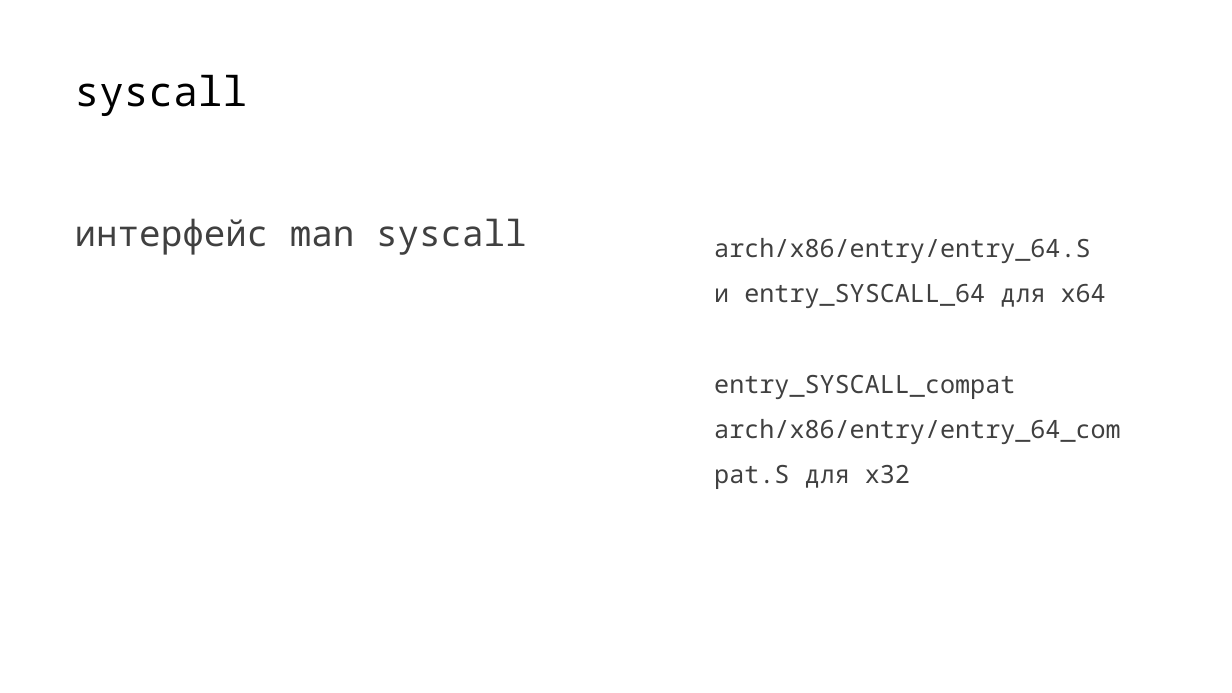
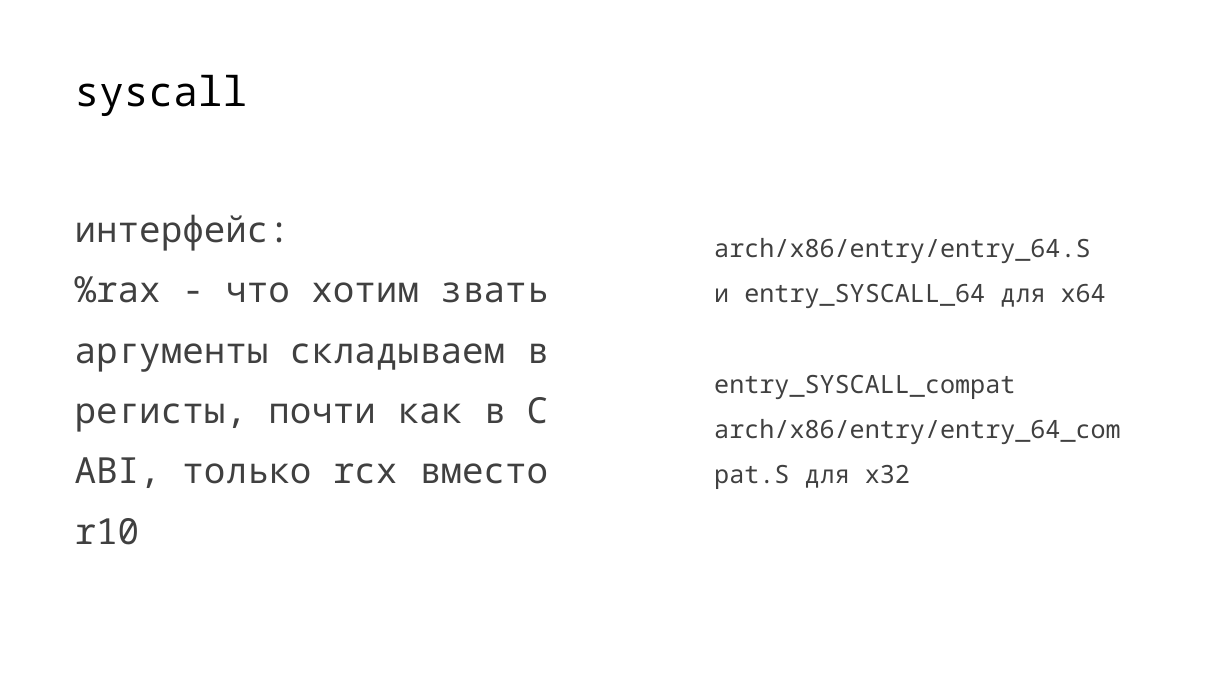
Before and after one commit to w1jtoo/assembler-syscall-paper, a slide deck: slide 9 of Выполнение системных вызовов в 64.pptx. Drawn at 1232x693 pixels with LibreOffice and Linux fonts; fonts in the diff are those of the drawing. Boxes give left, top, right and bottom in pixels: in the first picture for what was removed or moved away, otherwise in the second. Text is boxed around its words. In the diff, an @@ line names an element or a change of style, - is before the commit and + after.

Commit message:
hello world using syscall

```diff
--- a/Выполнение системных вызовов в 64.pptx
+++ b/Выполнение системных вызовов в 64.pptx
@@ text at [75,214,549,545]: text changed @@
-интерфейс man syscall
+интерфейс:
+%rax - что хотим звать
+аргументы складываем в регисты, почти как в C ABI, только rcx вместо r10
```
Also in this commit, not shown: 5 other slides changed, 1 other file.
